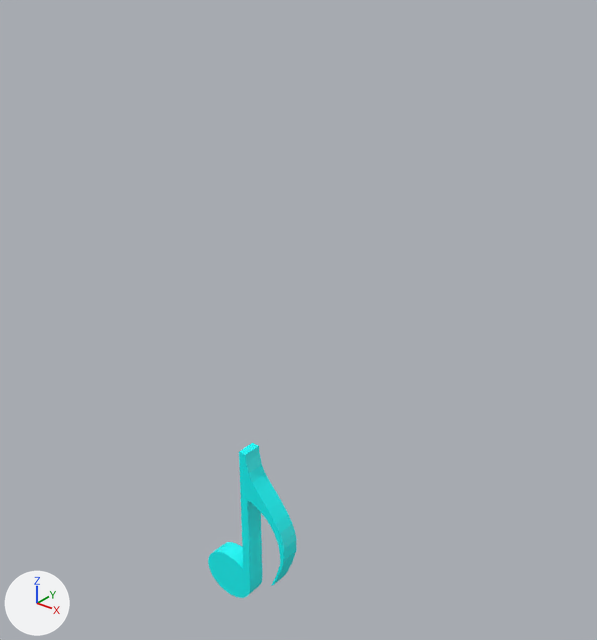
Renders of the glTF model assets/player-note-attack/player-note-attack.gltf from each side of a commit.
Rendered twice from a 50 mm lens placed at (1.57, -1.64, 2.06), pointed at (0.14, 0.15, 0.95). Arrows for +X, +Y and +Z are at lower left; the lights stay in place. Where no turn or scale is listed for an object, it has been applied to the vertices.

The older version as bpy lines, for what is in view:
```python
me_circle = bpy.data.meshes.new('Circle')
me_circle.from_pydata(...)  # 112 vertices, 220 faces; spans x -0.1..0.252, y -0.064..0.0, z -0.088..0.548
me_circle.materials.append(mat_material_002)  # picture img_note_color
ob_circle = bpy.data.objects.new('Circle', me_circle)
ob_circle.location = (0.0, 0.0, 0.0)
```
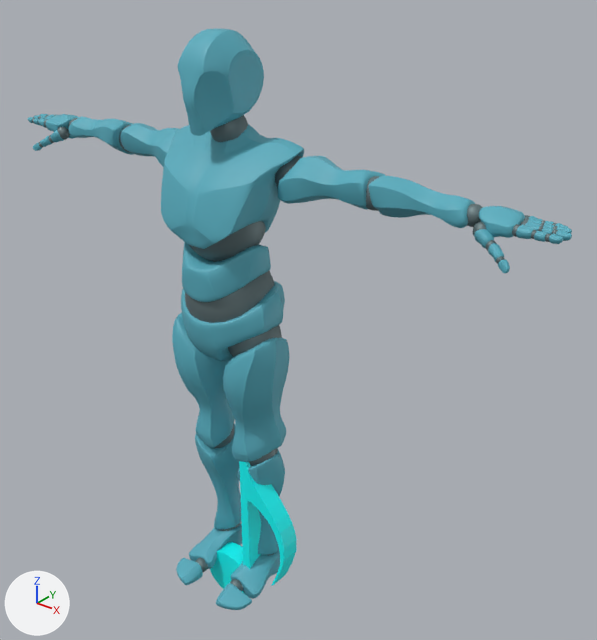
The newer file is also turned or shifted as a whole; pictures and numbers use the older file's frame.

What differs and where, as boxes (x1, y1, x2, y2) in the pictures (597 x 640 px):
'Alpha_Surface', added (cyan): after (28, 29, 572, 610)
'Alpha_Joints', added (cyan): after (32, 115, 558, 591)

The edits, one by one:
Material 'Alpha_Body_MAT' (mat_alpha_body_mat) is new.
Its base color is (0.0966, 0.422, 0.522) (cyan #58aebf).
Its roughness is 0.553.
Material 'Alpha_Joints_MAT' (mat_alpha_joints_mat) is new.
Its base color is (0.154, 0.213, 0.222) (cyan #6d7f82).
Its metallic is 0.5.
Its roughness is 0.553.
Mesh me_alpha_surface is new.
It has 17336 vertices, 34480 faces and spans x -0.97..0.97, y -0.2..0.16, z 0.0..1.8.
It uses material mat_alpha_body_mat (cyan #58aebf).
Mesh me_alpha_joints is new.
It has 10514 vertices, 20840 faces and spans x -0.95..0.95, y -0.14..0.14, z 0.01..1.6.
It uses material mat_alpha_joints_mat (cyan #6d7f82).
Object 'Alpha_Surface' (ob_alpha_surface) is new; it shows me_alpha_surface.
Its location is (0.0, 0.0, 0.0).
Object 'Alpha_Joints' (ob_alpha_joints) is new; it shows me_alpha_joints.
Its location is (0.0, 0.0, 0.0).
